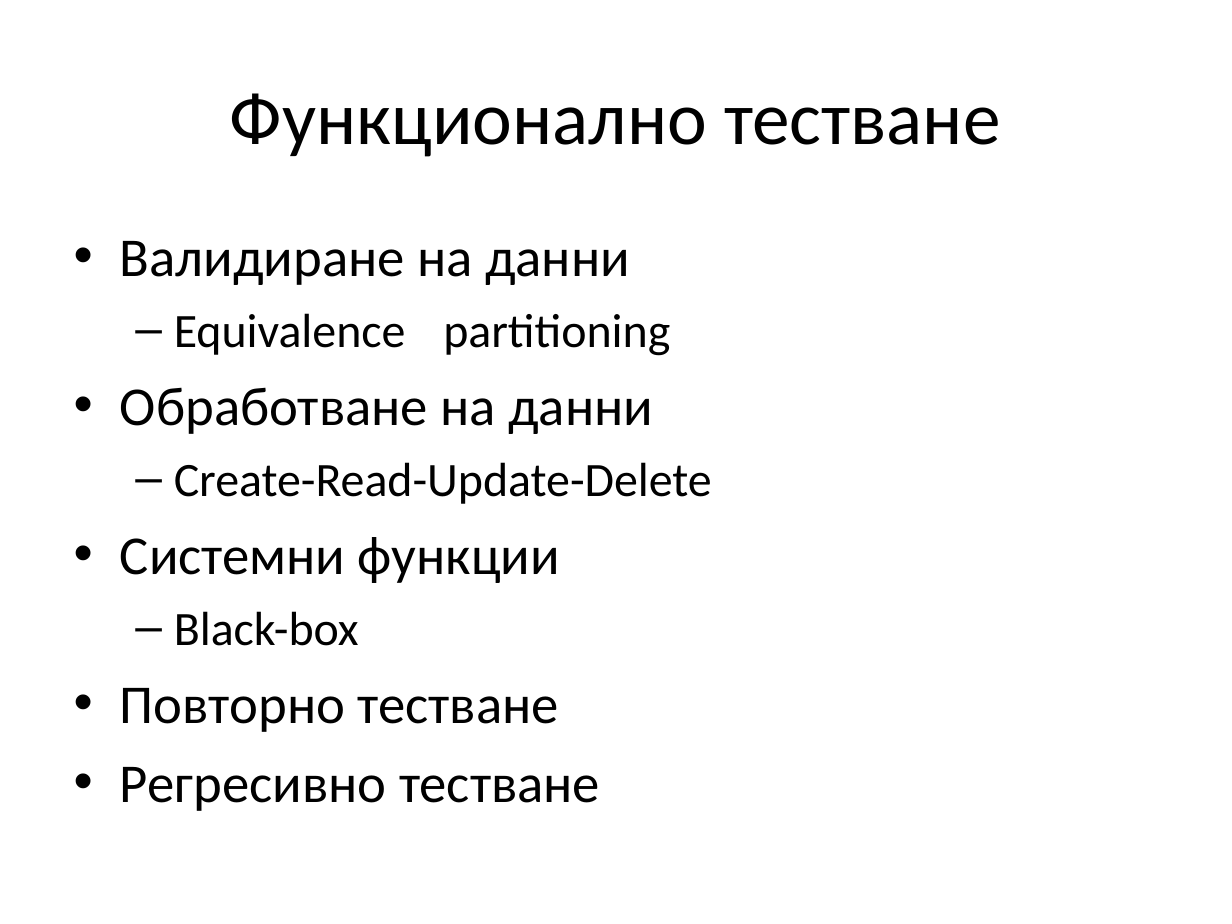
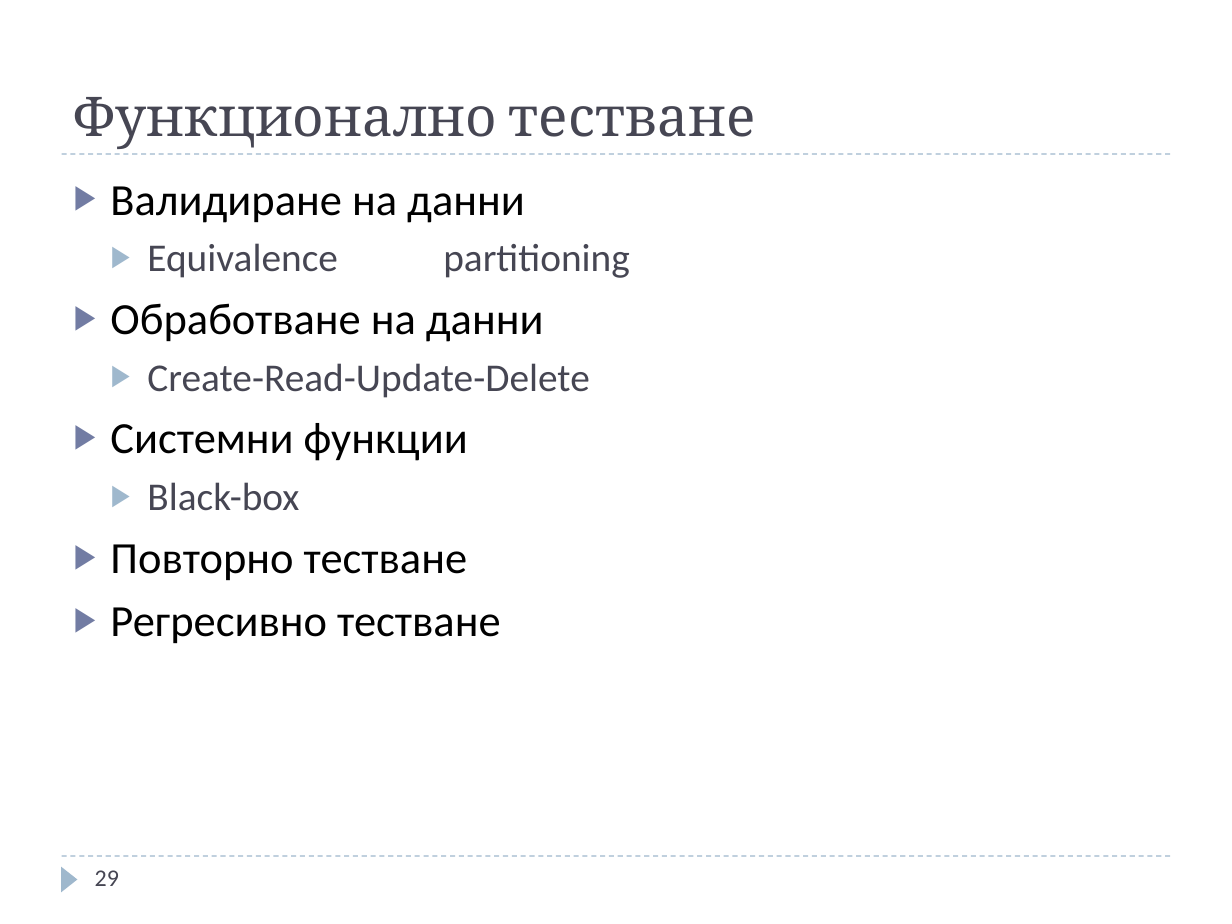
Before and after one commit to jasimcse/team2-strawberry, a slide deck: slide 29 of prezentaciq/venci.ppt. Drawn at 1232x924 pixels with LibreOffice and Linux fonts; fonts in the diff are those of the drawing. Boxes give left, top, right and bottom in pixels: in the first picture for what was removed or moved away, otherwise in the second. Text is boxed around its words. In the diff, an @@ line names an element or a change of style, - is before the commit and + after.

```diff
--- a/prezentaciq/venci.ppt
+++ b/prezentaciq/venci.ppt
@@ title "Функционално тестване": place and size @@
-title "Функционално тестване" at box(230, 93, 1001, 157)
+title "Функционално тестване" at box(74, 97, 756, 149)
@@ title "Функционално тестване" at box(74, 97, 756, 149): size 44 to 32 pt, font Calibri to Cambria, text colour #000000 to #464653; alignment centre to left; vertical alignment middle to bottom @@
@@ text "Валидиране на данни": place and size @@
-text "Валидиране на данни" at box(120, 241, 712, 811)
+text "Валидиране на данни" at box(110, 186, 630, 644)
@@ text "Валидиране на данни" at box(110, 186, 630, 644): size 32 to 26 pt in "Валидиране на данни", "Обработване на данни", "Системни функции", "Повторно тестване" and 1 more places; size 28 to 23 pt, text colour #000000 to #464653 in "Equivalence partitioning", "Create-Read-Update-Delete", "Black-box"; bullet • to ▶; less space between paragraphs; bullet colour #000000 to #727CA3; bullet – to ▶; bullet colour #000000 to #9FB8CD @@
@@ line added from (62, 154) to (1170, 154), #9FB8CD 0.74 pt dashed @@
@@ line added from (62, 856) to (1170, 856), #9FB8CD 0.74 pt dashed @@
@@ triangle added at box(62, 866, 78, 892), fill #9FB8CD @@
@@ page number added at box(95, 870, 119, 886), 14 pt, text #464653 @@
+29
```
Also in this commit, not shown: 37 other slides changed, 1 slide added, 1 slide removed.
